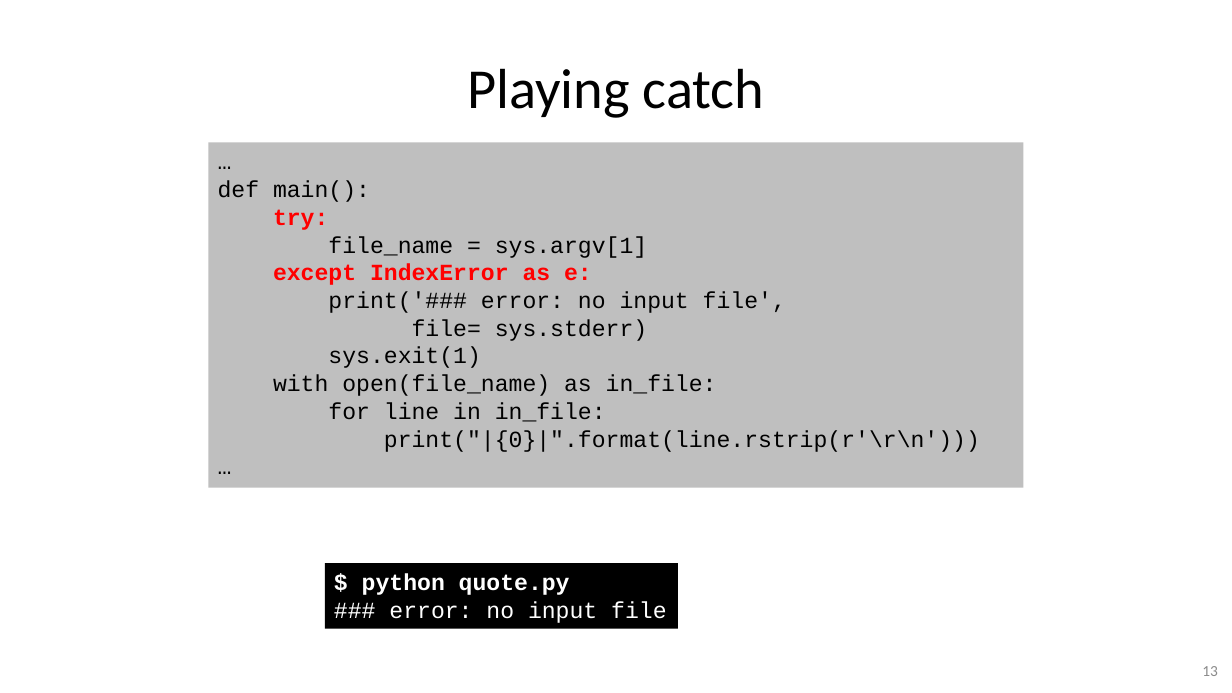
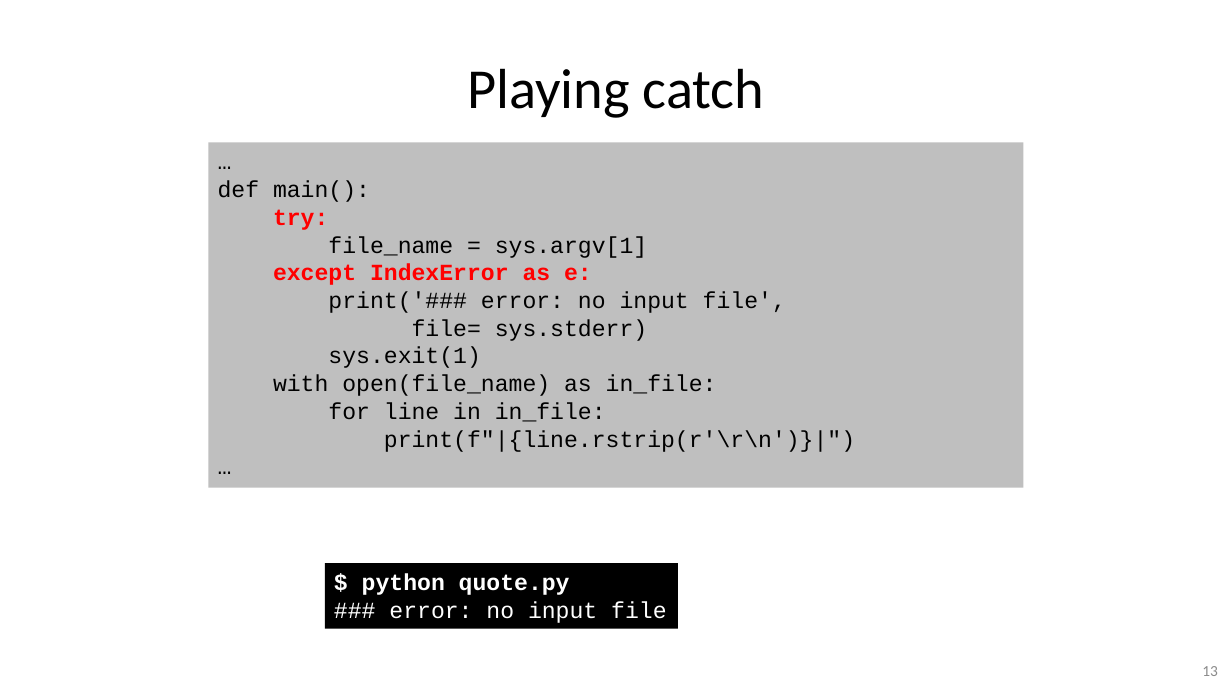
Before and after one commit to gjbex/Python-software-engineering, a slide deck: slide 13 of python_software_engineering.pptx. Drawn at 1232x693 pixels with LibreOffice and Linux fonts; fonts in the diff are those of the drawing. Boxes give left, top, right and bottom in pixels: in the first picture for what was removed or moved away, otherwise in the second. Text is boxed around its words. In the diff, an @@ line names an element or a change of style, - is before the commit and + after.

Commit message:
Replace format method by f-string

```diff
--- a/python_software_engineering.pptx
+++ b/python_software_engineering.pptx
@@ text in rectangle at bbox=[384, 430, 855, 452]: text changed @@
-print("|{0}|".format(line.rstrip(r'\r\n')))
+print(f"|{line.rstrip(r'\r\n')}|")
```
